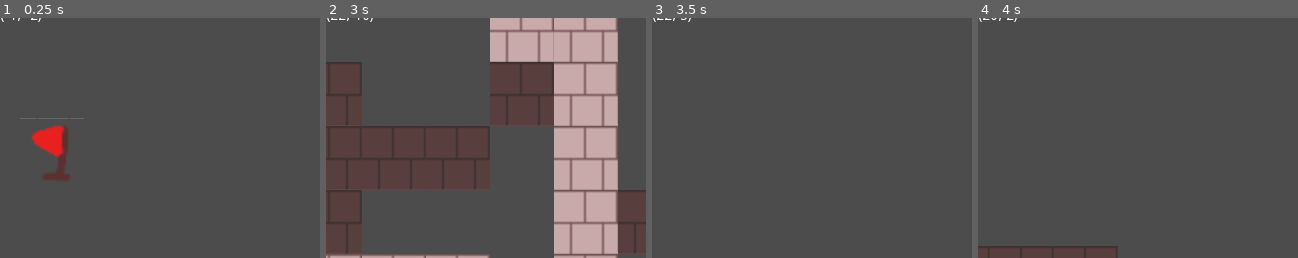
Above: before the commit, frames 1-4 (left to right).
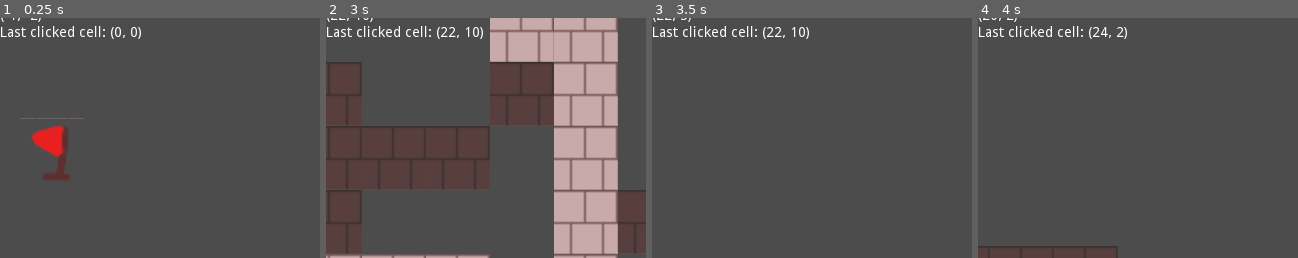
Above: after the commit, the same moments.

Repository: heroofhyla/tile-map-mouse-test
Game: Godot game, scene res://Game.tscn
Two runs of this game, one before a commit and one after it. Both use one fixed random seed, a clock stepped at 60 frames per second and the inputs below.
Inputs (mouse positions are % of the whole screen's width and height, from its top left):
- Up to frame 1 (0.25 s): no input
- Up to frame 2 (3 s): tap Enter at 0.5 s; move the mouse to (72, 45) at 0.52 s; hold Right (ui_right) 0.53-1.28 s; click (72, 45) at 0.67 s; move the mouse to (30, 55) at 1.27 s; hold Down (ui_down) 1.28-2.03 s; click (30, 55) at 1.42 s; move the mouse to (60, 28) at 2.02 s; hold Right (ui_right) 2.03-2.78 s; click (60, 28) at 2.17 s; move the mouse to (45, 70) at 2.77 s; hold Up (ui_up) from 2.78 s (still down); click (45, 70) at 2.92 s
- Up to frame 3 (3.5 s): keep holding Up (ui_up)
- Up to frame 4 (4 s): move the mouse to (80, 65) at 3.52 s; release Up (ui_up) at 3.53 s; hold Left (ui_left) from 3.53 s (still down); click (80, 65) at 3.67 s
The pictures show only the part of the screen within x 0-50%, y 5-55%; the shares and areas given below are measured in that part.

The runs differ from the first frame. In frame 1, 0.7% of the frame differs, in the area x 0-45%, y 3-9%; in frame 2, 0.8%, in the area x 0-50%, y 3-9%; in frame 3, 0.8%; in frame 4, 0.8%.

Commit message:
Add last click tracker

Diff:
--- a/godot/Game.gd
+++ b/godot/Game.gd
@@ -1,8 +1,17 @@
 extends Node2D
 
+var last_click_cell = Vector2.ZERO
 
 func get_mouse_pos() -> Vector2:
 	return get_global_mouse_position()
 
 func get_mouse_cell() -> Vector2:
 	return $TileMap.world_to_map(get_mouse_pos())
+
+func _unhandled_input(event) -> void:
+	if event is InputEventMouseButton:
+		handle_mouse_click(event)
+
+func handle_mouse_click(event: InputEventMouseButton) -> void:
+	if event.button_index == BUTTON_LEFT and event.pressed:
+		last_click_cell = get_mouse_cell()
--- a/godot/MouseTracker.gd
+++ b/godot/MouseTracker.gd
@@ -2,4 +2,4 @@
 
 onready var game = get_node("/root/Game")
 func _process(_delta):
-	text = str(game.get_mouse_pos()) + "\n" + str(game.get_mouse_cell())
+	text = str(game.get_mouse_pos()) + "\n" + str(game.get_mouse_cell()) + "\n" + "Last clicked cell: " + str(game.last_click_cell)
--- a/godot/global_state/EventBus.gd
+++ /dev/null
@@ -1,16 +0,0 @@
-extends Node
-
-
-# Declare member variables here. Examples:
-# var a = 2
-# var b = "text"
-
-
-# Called when the node enters the scene tree for the first time.
-func _ready():
-	pass # Replace with function body.
-
-
-# Called every frame. 'delta' is the elapsed time since the previous frame.
-#func _process(delta):
-#	pass
--- a/godot/global_state/Persistence.gd
+++ /dev/null
@@ -1,142 +0,0 @@
-# Manages all data that needs to be accessed globally, and all data that needs
-# be saved between sessions. Supports creating new save slots or saving over
-# existing slots. Also supports global config that should be shared between
-# all slots.
-
-# Keep these data structures as flat as possible. Nested dictionaries could
-# cause problems.
-
-extends Node
-
-signal global_data_loaded()
-signal slot_loaded(slot_name)
-
-const global_data_file := "user://global_settings"
-const saves_directory := "user://saves"
-
-# Define your game-specific data structures here
-
-var example_data_structure := {
-	example_key = "example value",
-	another_example_key = "another_example_value"
-}
-
-var another_example_data_structure := {
-	key1 = "value1",
-	key2 = "value2"
-}
-
-var example_global_data_structure := {
-	key1 = "value1"
-}
-
-# Used by the audio system to save volume settings
-var audio := {
-	sfx_volume = 100,
-	music_volume = 100
-}
-
-# Metadata about saves
-var saves := {
-	largest_id = 0
-}
-
-# List any data structures that should be saved in a save slot here.
-var slot_save_data := {
-	slot_name = "save-0",
-	example_data_structure = example_data_structure,
-	another_example_data_structure = another_example_data_structure
-}
-
-# List any data structures that should be saved globally here.
-var global_save_data := {
-	saves = saves,
-	audio = audio,
-	example_global_data_structure = example_global_data_structure
-}
-
-# Create a data structure for holding save slot preview data here.
-var preview := {
-	max_life = 8,
-	dungeons_complete = 3
-}
-
-func _ready():
-	var dir = Directory.new()
-	dir.make_dir_recursive(saves_directory)
-
-
-func save_global():
-	save_data(global_save_data, global_data_file)
-
-
-func save_over_slot(slot_name: String):
-	save_data(slot_save_data, "%s/%s" % [saves_directory, slot_name])
-
-
-func save_new_slot():
-	var slot_id = global_save_data.saves.largest_id + 1
-	var slot_name = str("save-%s" % slot_id)
-	global_save_data.saves.largest_id = slot_id
-	save_over_slot(slot_name)
-	save_global()
-
-
-func save_data(data: Dictionary, file_path: String):
-	var file = File.new()
-	file.open(file_path, file.WRITE)
-	file.store_var(global_save_data, false)
-	file.close()
-
-
-func load_data(data:Dictionary, file_path: String):
-	var file = File.new()
-
-	if not file.file_exists(file_path):
-		push_error("File not found: %s" % file_path)
-
-		return
-
-	file.open(file_path, file.READ)
-	merge_dict(data, file.get_var(false))
-
-
-func load_global():
-	load_data(global_save_data, global_data_file)
-	emit_signal("global_data_loaded")
-
-
-func load_slot(slot_name: String):
-	load_data(slot_save_data, "%s/%s" % [saves_directory,slot_name])
-	emit_signal("slot_loaded", slot_name)
-
-
-func load_slot_preview(slot_name: String):
-	var preview = {}
-	load_data(preview, "%s/%s.preview" % [saves_directory, slot_name])
-
-
-func list_slots() -> Array:
-	var slots = []
-	var dir = Directory.new()
-	dir.open(saves_directory)
-	dir.list_dir_begin(true, true)
-
-	while true:
-		var file_name = dir.get_next()
-
-		if file_name == "":
-			break
-
-		if file_name.ends_with(".preview"):
-			pass
-
-		slots.push_back(file_name)
-
-	dir.list_dir_end()
-
-	return slots
-
-func merge_dict(base, overlay):
-	for key in overlay:
-		base[key] = overlay[key]
